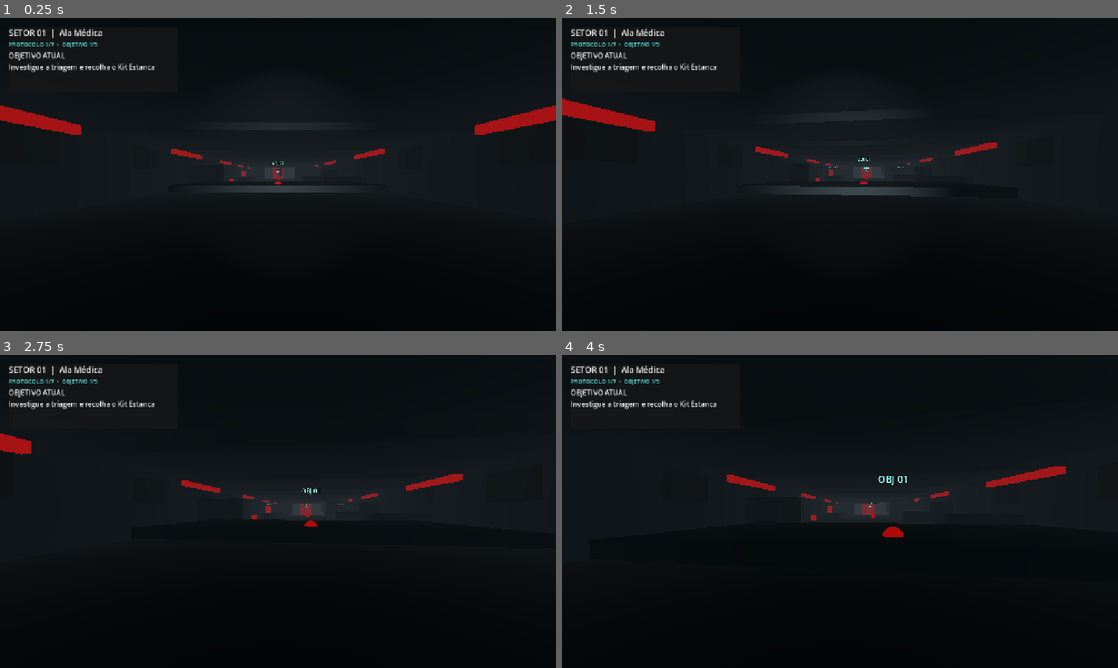
Above: before the commit, frames 1-4 (two rows, left to right).
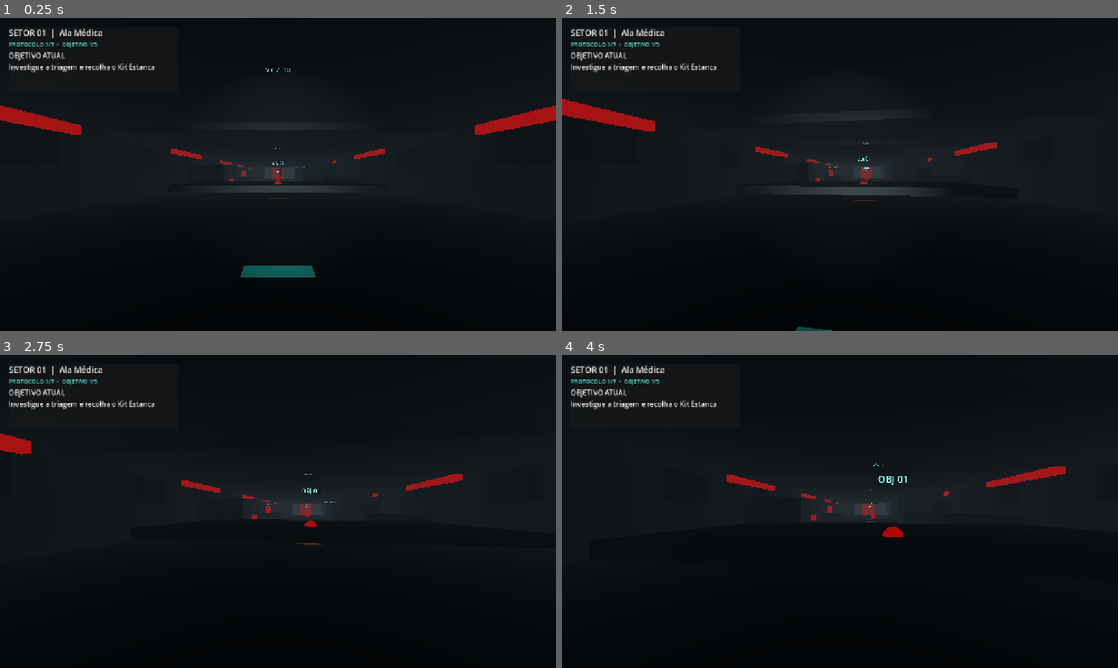
Above: after the commit, the same moments.

Repository: Dracko8891/NEWBORN
Game: Godot game, scene res://scenes/main.tscn
Two runs of this game, one before a commit and one after it. Both use one fixed random seed, a clock stepped at 60 frames per second and the inputs below.
Inputs (mouse positions are in pixels of both pictures, inside the frame that each line leads up to):
- Up to frame 1 (0.25 s): no input
- Up to frame 2 (1.5 s): tap Enter at 0.5 s; move the mouse to (867, 174) at 0.52 s; hold C (crouch) 0.53-1.28 s; hold W (move_forward) from 0.53 s (still down); move the mouse to (812, 174) at 1.27 s; tap X (dynamo) at 1.35 s
- Up to frame 3 (2.75 s): keep holding W (move_forward); move the mouse to (289, 505) at 2.02 s; hold L (flashlight) from 2.03 s (still down)
- Up to frame 4 (4 s): keep holding W (move_forward); move the mouse to (834, 517) at 2.77 s; release L (flashlight) at 2.78 s; tap F (interact) at 2.85 s; move the mouse to (878, 514) at 3.52 s; hold Shift (sprint) from 3.53 s (still down)

The runs differ from the first frame. In frame 1, 0.5% of the frame differs, in the area x 43-60%, y 16-83%; in frame 2, less than 0.1%; in frame 3, less than 0.1%; in frame 4, less than 0.1%.

Commit message:
Expand chapter exploration with unique annexes and wayfinding

Diff:
--- a/chapters/campaign_level.gd
+++ b/chapters/campaign_level.gd
@@ -19,6 +19,7 @@
 	_build_sector()
 	_build_chapter_landmarks()
 	_build_chapter_wings()
+	_build_exploration_routes()
 	_build_hide_spots()
 	var chapter_data := Campaign.get_chapter(chapter_number)
 	if bool(chapter_data.get("safe_room", false)):
@@ -213,6 +214,70 @@
 		sign.modulate = Color(0.42, 0.94, 0.9)
 		add_child(sign)
 
+
+func _build_exploration_routes() -> void:
+	# Each chapter gets a distinct optional annex off the main spine. These rooms
+	# provide readable landmarks and a short branch-and-return exploration loop.
+	var annexes: Array[Dictionary] = []
+	match chapter_number:
+		1:
+			annexes = [{"name":"ARQUIVO CLÍNICO","side":1.0,"z":-3.0,"detail":"PRONTUÁRIOS / REGISTROS"}]
+		2:
+			annexes = [{"name":"DEPÓSITO DE CALIBRAGEM","side":1.0,"z":-3.0,"detail":"COMPONENTES / FERRAMENTAS"}]
+		3:
+			annexes = [{"name":"VESTIÁRIO DA TRIPULAÇÃO","side":-1.0,"z":-3.0,"detail":"ARMÁRIOS / PERTENCES"}]
+		4:
+			annexes = [{"name":"OBSERVAÇÃO BIOLÓGICA","side":-1.0,"z":-3.0,"detail":"TANQUES / AMOSTRAS"}]
+		5:
+			annexes = [{"name":"OFICINA DE MANUTENÇÃO","side":1.0,"z":-3.0,"detail":"FERRAMENTAS / PAINÉIS"}]
+		6:
+			annexes = [{"name":"OBSERVAÇÃO ÔMEGA","side":1.0,"z":-3.0,"detail":"VIDRO BLINDADO / AMOSTRAS"}]
+		7:
+			annexes = [{"name":"DOCA DE SERVIÇO","side":-1.0,"z":-3.0,"detail":"CARGA / ACOPLAMENTOS"}]
+
+	for index in range(annexes.size()):
+		var room: Dictionary = annexes[index]
+		var side := float(room.side)
+		var center_z := float(room.z)
+		var center_x := side * 6.55
+		var front_x := side * 4.25
+		# 4.5 x 7.5 m annex with a 2.6 m doorway back to the main corridor.
+		_make_box("Annex_%d_BackWall" % chapter_number, Vector3(side * 8.85, 1.7, center_z), Vector3(0.24, 3.4, 7.5), MAT_WALL)
+		_make_box("Annex_%d_SideA" % chapter_number, Vector3(center_x, 1.7, center_z - 3.85), Vector3(4.5, 3.4, 0.24), MAT_WALL)
+		_make_box("Annex_%d_SideB" % chapter_number, Vector3(center_x, 1.7, center_z + 3.85), Vector3(4.5, 3.4, 0.24), MAT_WALL)
+		_make_box("Annex_%d_DoorA" % chapter_number, Vector3(front_x, 1.7, center_z - 2.55), Vector3(0.24, 3.4, 2.6), MAT_WALL)
+		_make_box("Annex_%d_DoorB" % chapter_number, Vector3(front_x, 1.7, center_z + 2.55), Vector3(0.24, 3.4, 2.6), MAT_WALL)
+		_make_box("Annex_%d_Floor" % chapter_number, Vector3(center_x, 0.035, center_z), Vector3(4.45, 0.07, 7.45), MAT_FLOOR)
+		_make_box("Annex_%d_Console" % chapter_number, Vector3(side * 7.75, 0.75, center_z), Vector3(0.8, 1.5, 1.1), MAT_ALERT, false)
+		# A low central work surface makes the room silhouette legible on mobile.
+		_make_box("Annex_%d_Workbench" % chapter_number, Vector3(center_x, 0.55, center_z), Vector3(2.0, 1.1, 1.0), MAT_WALL)
+		var sign := Label3D.new()
+		sign.name = "AnnexSign_%d" % chapter_number
+		sign.text = str(room.name) + "\\n" + str(room.detail)
+		sign.position = Vector3(front_x - side * 0.35, 2.65, center_z)
+		sign.font_size = 25
+		sign.billboard = BaseMaterial3D.BILLBOARD_ENABLED
+		sign.modulate = Color(0.48, 0.92, 0.88)
+		add_child(sign)
+
+	# Repeated floor markers and overhead sector IDs make backtracking readable.
+	for marker_index in range(7):
+		var marker_z := 25.0 - float(marker_index) * 9.0
+		var stripe := _chapter_material(chapter_number, false)
+		stripe.albedo_color = Color(0.12, 0.62, 0.58) if marker_index % 2 == 0 else Color(0.68, 0.34, 0.16)
+		stripe.emission_enabled = true
+		stripe.emission = stripe.albedo_color
+		stripe.emission_energy_multiplier = 0.35
+		_make_box("Wayfinding_FloorMark_%02d" % marker_index, Vector3(0, 0.012, marker_z), Vector3(1.1, 0.025, 0.32), stripe, false)
+		var sector_label := Label3D.new()
+		sector_label.name = "Wayfinding_Sector_%02d" % marker_index
+		sector_label.text = "V7  /  %02d" % (chapter_number * 10 + marker_index)
+		sector_label.position = Vector3(0, 3.15, marker_z)
+		sector_label.font_size = 20
+		sector_label.billboard = BaseMaterial3D.BILLBOARD_ENABLED
+		sector_label.modulate = Color(0.42, 0.78, 0.82)
+		add_child(sector_label)
+
 func _make_cylinder(label: String, pos: Vector3, radius: float, height: float, mat: Material) -> void:
 	var node := Node3D.new()
 	node.name = label
